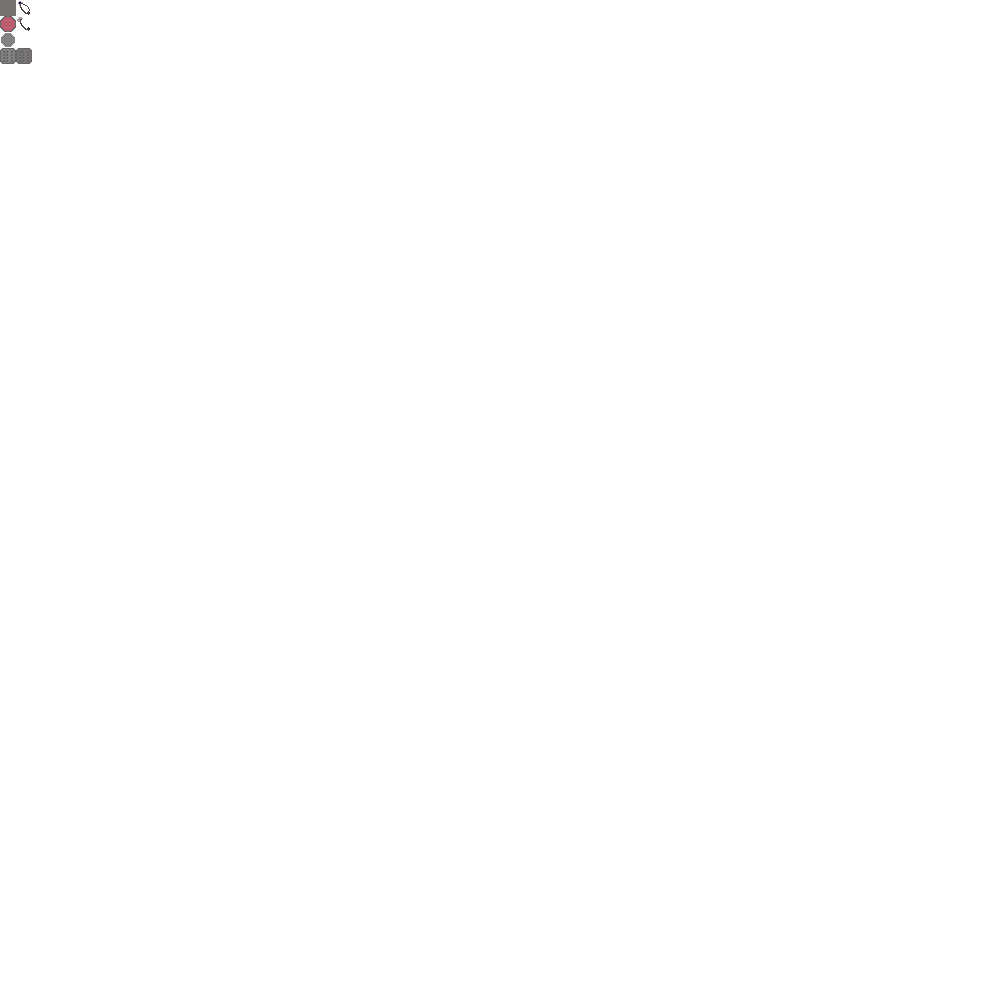
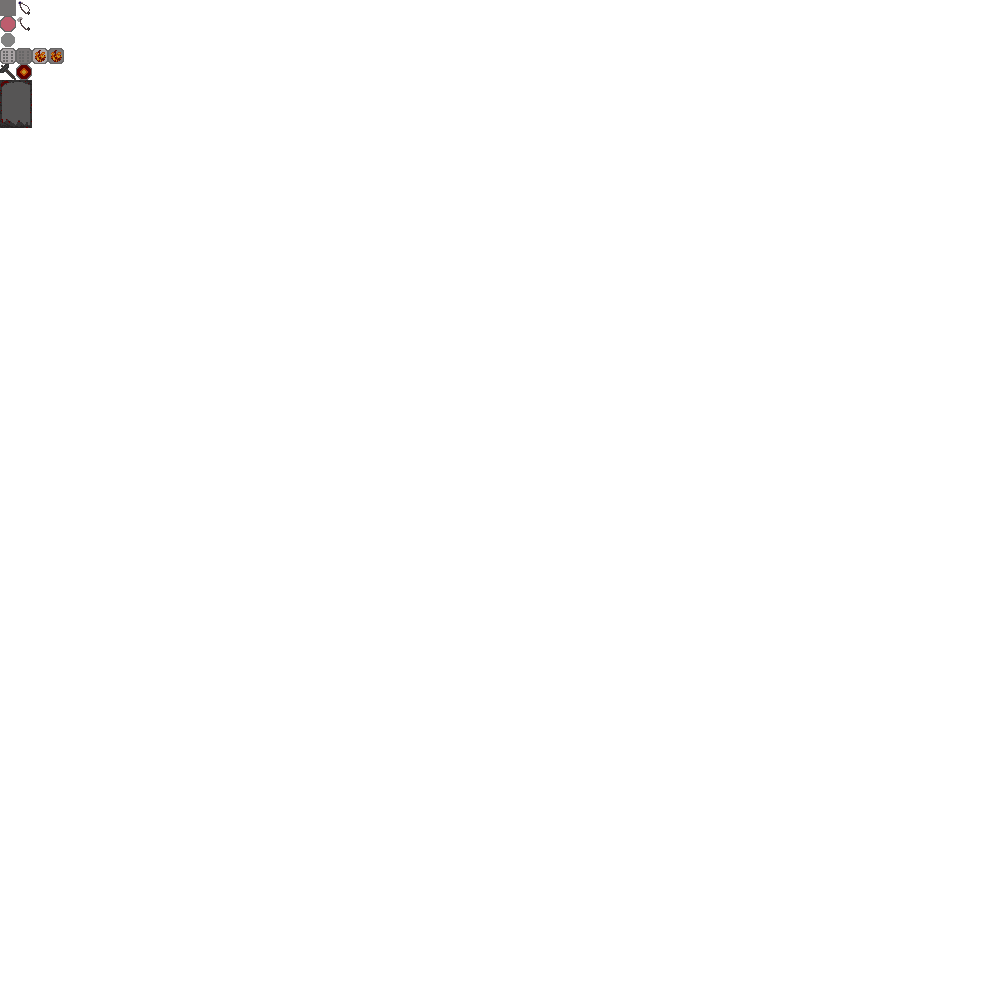
Comparing the layer stacks of the two 1000 × 1000 images. Changes:
painted on "Background" over (0, 48, 64, 128)
